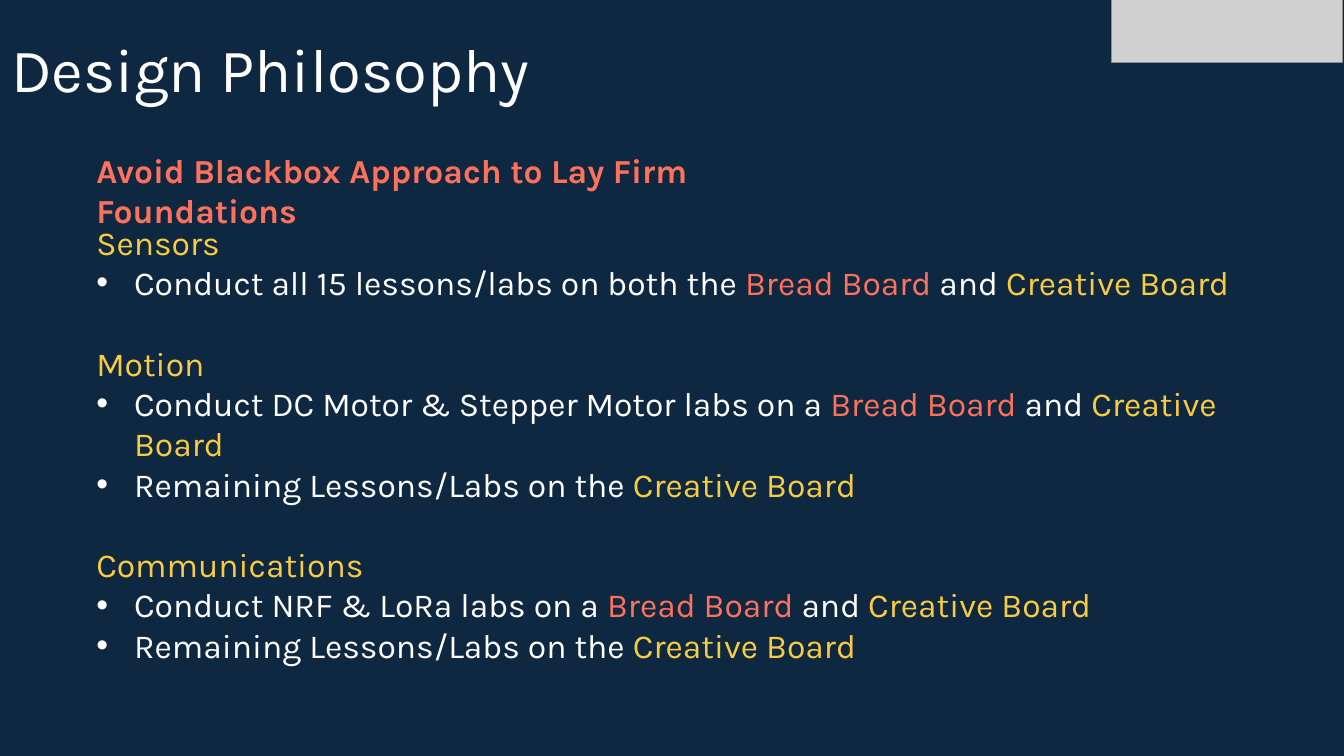
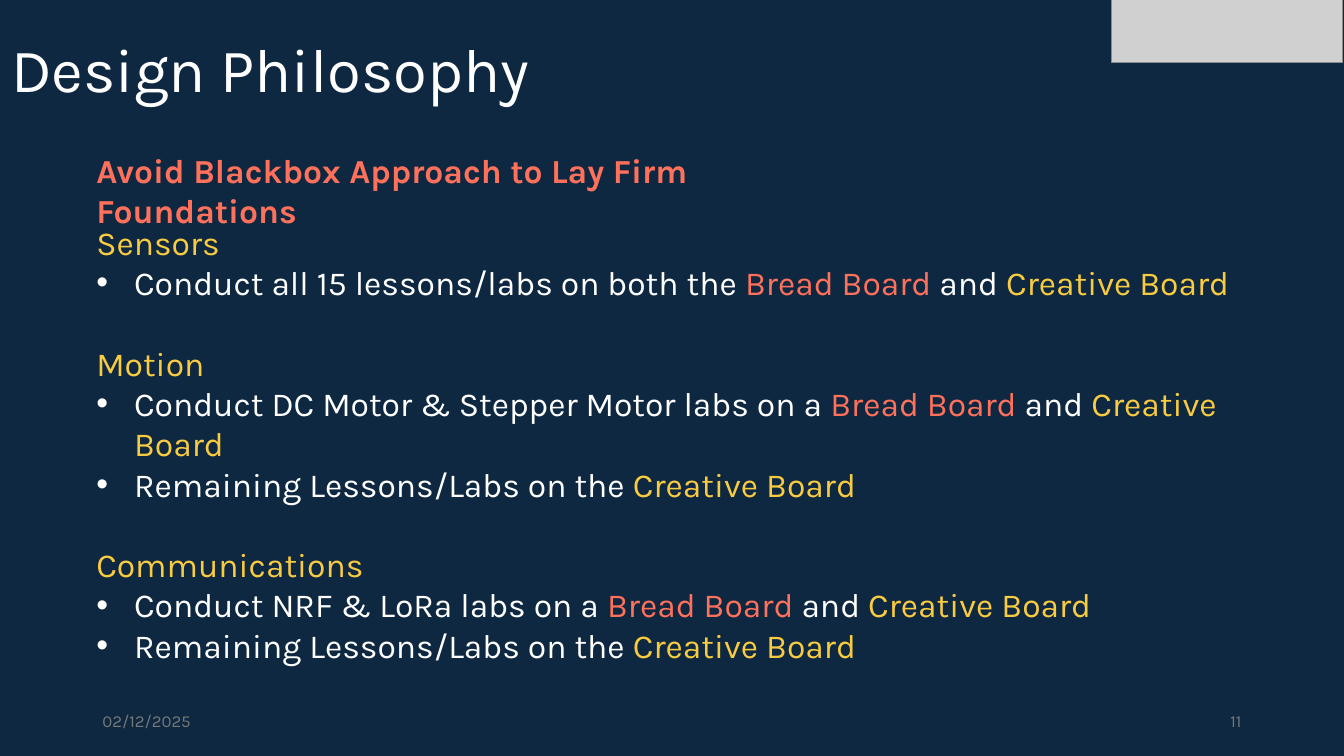
Before and after one commit to info-zas/Training, a slide deck: slide 11 of GPREC/GPRC_TrainingSchedule_V2.pptx. Drawn at 1344x756 pixels with LibreOffice and Linux fonts; fonts in the diff are those of the drawing; grey boxes stand for pictures. Boxes give left, top, right and bottom in pixels: in the first picture for what was removed or moved away, otherwise in the second. Text is boxed around its words. In the diff, an @@ line names an element or a change of style, - is before the commit and + after.

```diff
--- a/GPREC/GPRC_TrainingSchedule_V2.pptx
+++ b/GPREC/GPRC_TrainingSchedule_V2.pptx
@@ text added at [102, 715, 190, 728], 12 pt, text #797979 @@
+02/12/2025
@@ page number added at [1230, 716, 1241, 727], 12 pt, text #797979 @@
+11
```
Also in this commit, not shown: 23 other slides changed, 2 slides added, 1 other file.
